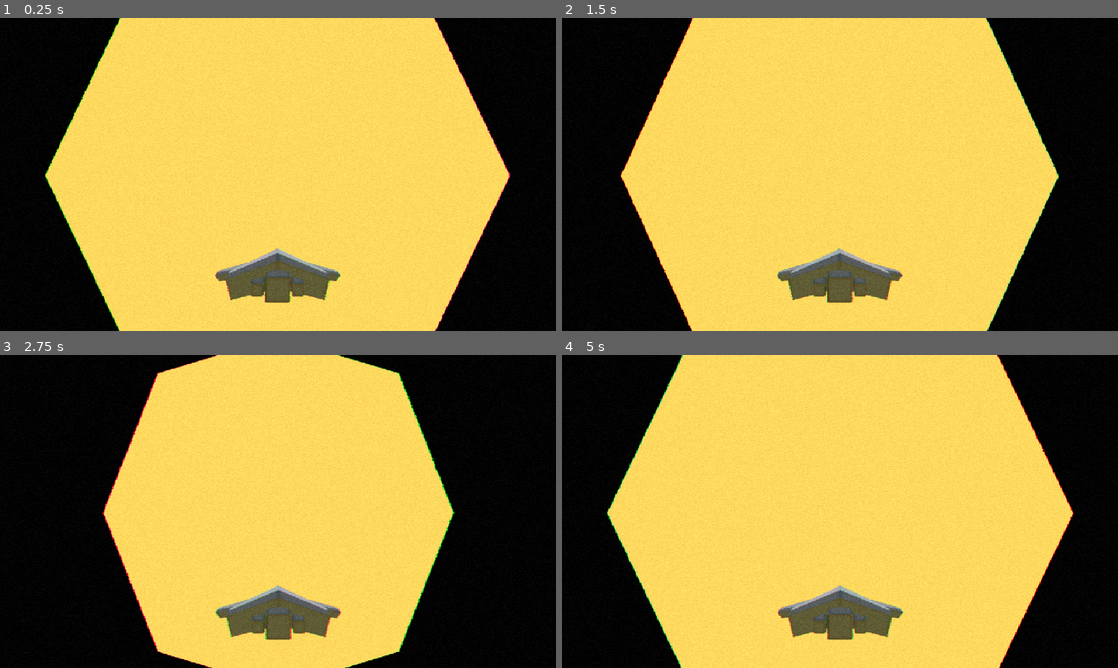
Above: before the commit, frames 1-4 (two rows, left to right).
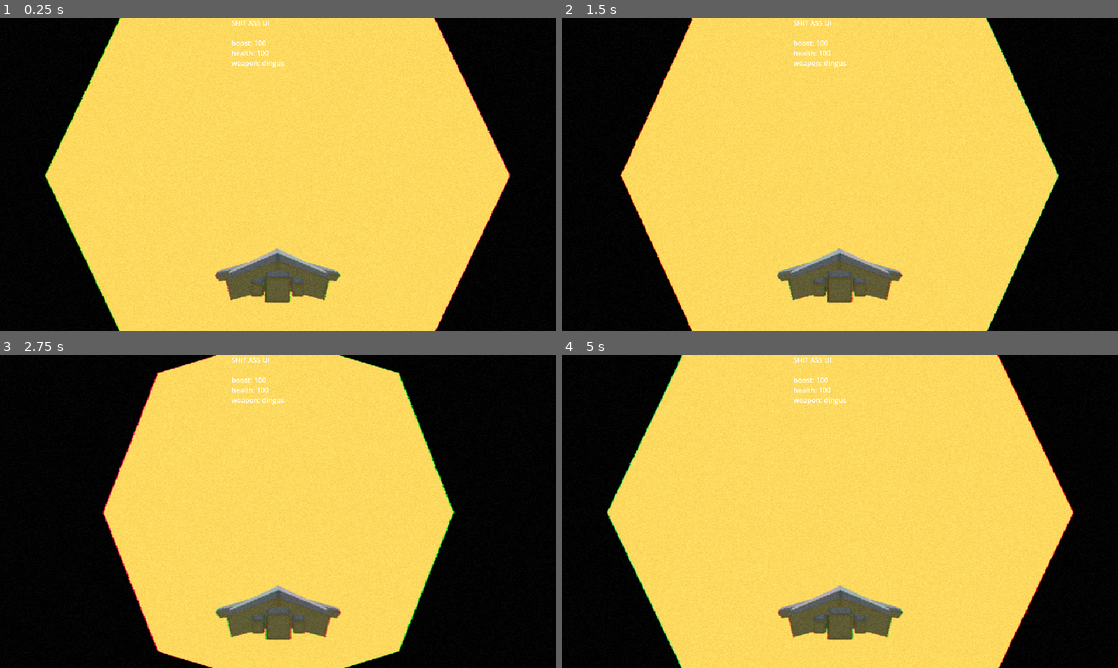
Above: after the commit, the same moments.

Repository: ToasterPanic/space-game-64
Game: Godot game, scene res://scenes/game.tscn
The game is run twice, just before and just after one commit, with the same random seed, the same clock (stepped at 60 frames per second) and the same inputs.
Inputs (mouse positions are in pixels of both pictures, inside the frame that each line leads up to):
- Up to frame 1 (0.25 s): no input
- Up to frame 2 (1.5 s): tap Enter (ui_accept) at 0.5, 0.6, 0.77, 1.07 s; move the mouse to (962, 158) at 0.52 s; hold D (move_right) 0.53-1.28 s; move the mouse to (728, 190) at 1.27 s; hold S (move_backwards) from 1.28 s (still down); tap Alt at 1.35 s
- Up to frame 3 (2.75 s): tap Enter (ui_accept) at 1.52, 1.55, 1.82, 2.3 s; move the mouse to (333, 442) at 2.02 s; release S (move_backwards) at 2.03 s; hold D (move_right) from 2.03 s (still down); tap Shift at 2.1 s
- Up to frame 4 (5 s): move the mouse to (812, 574) at 2.77 s; release D (move_right) at 2.78 s; hold W (move_forward) 2.78-3.53 s; tap Enter (ui_accept) at 2.85, 3.02, 3.32, 3.77, 3.8, 4.07, 4.52, 4.55, 4.82 s; move the mouse to (1006, 558) at 3.52 s; hold A (move_left) from 3.53 s (still down); tap Alt at 3.6 s; move the mouse to (673, 464) at 4.27 s; tap Shift at 4.35 s

The runs differ from the first frame. In frame 1, 0.2% of the frame differs, in the area x 41-52%, y 0-16%; in frame 2, 0.4%; in frame 3, 0.5%; in frame 4, 0.7%, in the area x 8-92%, y 0-100%.

Commit message:
Sound effects from 2D version, centralized ship script, boosting

Diff:
--- a/project.godot
+++ b/project.godot
@@ -93,6 +93,11 @@
 "deadzone": 0.2,
 "events": []
 }
+boost={
+"deadzone": 0.2,
+"events": [Object(InputEventJoypadButton,"resource_local_to_scene":false,"resource_name":"","device":-1,"button_index":7,"pressure":0.0,"pressed":true,"script":null)
+]
+}
 
 [physics]
 
--- a/scenes/game.tscn
+++ b/scenes/game.tscn
@@ -2,9 +2,13 @@
 
 [ext_resource type="Script" uid="uid://xol6sqxtln7w" path="res://scripts/game.gd" id="1_lnu2h"]
 [ext_resource type="Texture2D" uid="uid://dnpdbcx6yacie" path="res://textures/placeholder.png" id="1_uwrxv"]
-[ext_resource type="Script" uid="uid://din3hfw6gk6m4" path="res://scripts/ship_player.gd" id="1_yqjtg"]
+[ext_resource type="AudioStream" uid="uid://dmkoqkk5u124" path="res://sounds/music/ballad_of_the_cats.mp3" id="2_0tnpc"]
+[ext_resource type="Script" uid="uid://dyj3ggaq1yxa3" path="res://scripts/ship_player.gd" id="3_0tnpc"]
 [ext_resource type="PackedScene" uid="uid://bsgkqnjb6ic6h" path="res://models/ship.fbx" id="4_iywne"]
 [ext_resource type="Shader" uid="uid://bamw7w21acwr4" path="res://shaders/retro_pixel.gdshader" id="4_lbhrr"]
+[ext_resource type="AudioStream" uid="uid://powqf1q618rs" path="res://sounds/boost.mp3" id="5_gee14"]
+[ext_resource type="AudioStream" uid="uid://bvo24lokvih1e" path="res://sounds/boost_finish.mp3" id="6_0tnpc"]
+[ext_resource type="AudioStream" uid="uid://cgde1dap3r4d2" path="res://sounds/collision.mp3" id="7_vtaks"]
 
 [sub_resource type="Environment" id="Environment_uwrxv"]
 background_mode = 1
@@ -35,6 +39,10 @@
 [node name="Space" type="Node3D" unique_id=855322861]
 script = ExtResource("1_lnu2h")
 
+[node name="BalladOfTheCats" type="AudioStreamPlayer" parent="." unique_id=1163087554]
+stream = ExtResource("2_0tnpc")
+autoplay = true
+
 [node name="Sunlight" type="DirectionalLight3D" parent="." unique_id=2063979181]
 
 [node name="WorldEnvironment" type="WorldEnvironment" parent="." unique_id=1277428618]
@@ -60,6 +68,15 @@
 
 [node name="CollisionShape3D" type="CollisionShape3D" parent="Player" unique_id=2050655082]
 shape = SubResource("SphereShape3D_uwrxv")
+
+[node name="Boost" type="AudioStreamPlayer" parent="Player" unique_id=1662083656]
+stream = ExtResource("5_gee14")
+
+[node name="BoostFinish" type="AudioStreamPlayer" parent="Player" unique_id=1213524032]
+stream = ExtResource("6_0tnpc")
+
+[node name="Collision" type="AudioStreamPlayer" parent="Player" unique_id=733125420]
+stream = ExtResource("7_vtaks")
 
 [node name="CSGSphere3D" type="CSGSphere3D" parent="." unique_id=1492795932]
 transform = Transform3D(64, 0, 0, 0, 64, 0, 0, 0, 64, 0, 0, 0)
@@ -77,3 +94,17 @@
 grow_horizontal = 2
 grow_vertical = 2
 color = Color(1, 1, 1, 0)
+
+[node name="RichTextLabel" type="RichTextLabel" parent="CanvasLayer" unique_id=1201290524]
+anchors_preset = 5
+anchor_left = 0.5
+anchor_right = 0.5
+offset_left = -107.0
+offset_right = 107.0
+offset_bottom = 164.0
+grow_horizontal = 2
+text = "SHIT ASS UI
+
+boost: 100
+health: 100
+weapon: dingus"
--- /dev/null
+++ b/scripts/ship.gd
@@ -0,0 +1,39 @@
+extends RigidBody3D
+
+var speed = 512
+var boost_speed_multiplier = 2
+
+var controller_camera_sensitivity = 2.2
+
+var move_x = 0
+var move_y = 0
+
+var boosting = false
+var boosting_last_process = false
+
+func _physics_process(delta: float) -> void:
+	var input_dir := Input.get_vector("ship_left", "ship_right", "move_forward", "move_backwards")
+	move_x = input_dir.x
+	move_y = input_dir.y
+
+	if boosting:
+		move_y = -1
+
+	if boosting != boosting_last_process:
+		boosting_last_process = boosting
+
+		if boosting:
+			$Boost.play()
+		else:
+			$Boost.stop()
+
+	var direction := (transform.basis * Vector3(0, 0, move_y)).normalized()
+	if direction:
+		if boosting:
+			linear_velocity.x = direction.x * speed * boost_speed_multiplier
+			linear_velocity.y = direction.y * speed * boost_speed_multiplier
+			linear_velocity.z = direction.z * speed * boost_speed_multiplier
+		else:
+			linear_velocity.x = direction.x * speed
+			linear_velocity.y = direction.y * speed
+			linear_velocity.z = direction.z * speed
--- a/scripts/ship_player.gd
+++ b/scripts/ship_player.gd
@@ -1,36 +1,24 @@
-extends RigidBody3D
-
-const SPEED = 512
-const JUMP_VELOCITY = 4.5
-
-const controller_camera_sensitivity = 2.2
+extends "res://scripts/ship.gd"
 
 func _handle_controller_rotation_input(delta):
 	var input_dir = Input.get_vector("camera_left", "camera_right", "camera_down", "camera_up")
 
-	print(rotation_degrees)
-
 	rotate_object_local(Vector3.RIGHT, input_dir.y * controller_camera_sensitivity * delta)
 	rotate_object_local(Vector3.UP, -input_dir.x * controller_camera_sensitivity * delta)
 
-	"""var velocity_average = linear_velocity.length()
-	var direction := (transform.basis * Vector3(0, 0, -1)).normalized()
-	if direction:
-		linear_velocity.x = direction.x * velocity_average
-		linear_velocity.y = direction.y * velocity_average
-		linear_velocity.z = direction.z * velocity_average"""
+func _ready() -> void:
+	pass
 
 func _physics_process(delta: float) -> void:
-	if Input.is_action_just_pressed("ui_accept"):
-		linear_velocity.y = JUMP_VELOCITY
+	boosting = Input.is_action_pressed("boost")
+
+	if Input.is_action_just_released("boost"):
+		$BoostFinish.play()
+
+	var input_dir := Input.get_vector("ship_left", "ship_right", "move_forward", "move_backwards")
+	move_x = input_dir.x
+	move_y = input_dir.y
+
+	super(delta)
 
 	_handle_controller_rotation_input(delta)
-
-	# Get the input direction and handle the movement/deceleration.
-	# As good practice, you should replace UI actions with custom gameplay actions.
-	var input_dir := Input.get_vector("ship_left", "ship_right", "move_forward", "move_backwards")
-	var direction := (transform.basis * Vector3(0, 0, input_dir.y)).normalized()
-	if direction:
-		linear_velocity.x = direction.x * SPEED
-		linear_velocity.y = direction.y * SPEED
-		linear_velocity.z = direction.z * SPEED
Not shown: 1 places in scenes/game.tscn that only renumber resources
Not shown, added: scripts/ship.gd.uid
Not shown, changed: scripts/ship_player.gd.uid
Not shown, added: sounds/alerted.mp3.import
Not shown, added: sounds/background_gunshots.mp3.import
Not shown, added: sounds/boost.mp3.import
Not shown, added: sounds/boost_finish.mp3.import
Not shown, added: sounds/collision.mp3.import
Not shown, added: sounds/detecting.mp3.import
Not shown, added: sounds/dialogue.mp3.import
Not shown, added: sounds/dnbd.mp3.import
Not shown, added: sounds/dnbd_sudden.mp3.import
(and 47 more such lines)
